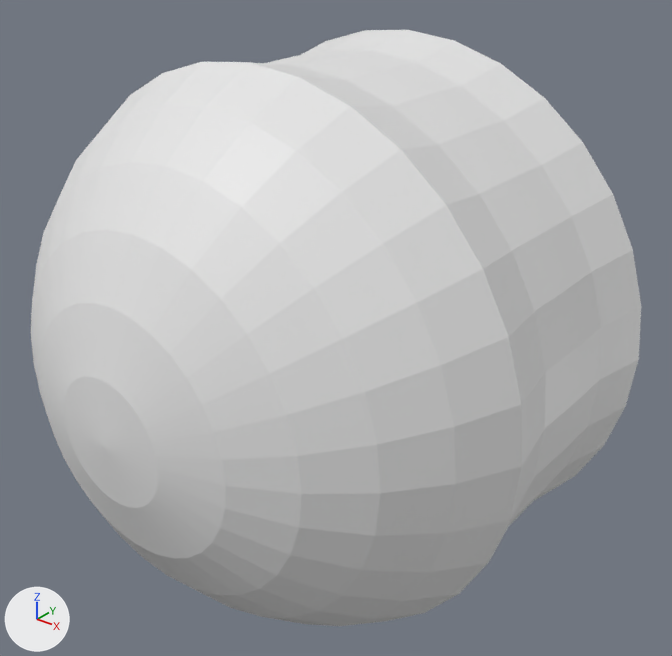
The Blender file Assets/Models/Weapons/Frag-Grenade-1.blend as it was, and as the next commit left it.
The view is the same before and after, from a 50 mm camera at (0.0906, -0.1133, 0.069) aimed at (0.0003, -0.0004, -0.001). The lights are fixed; the arrows at lower left show +X, +Y and +Z.
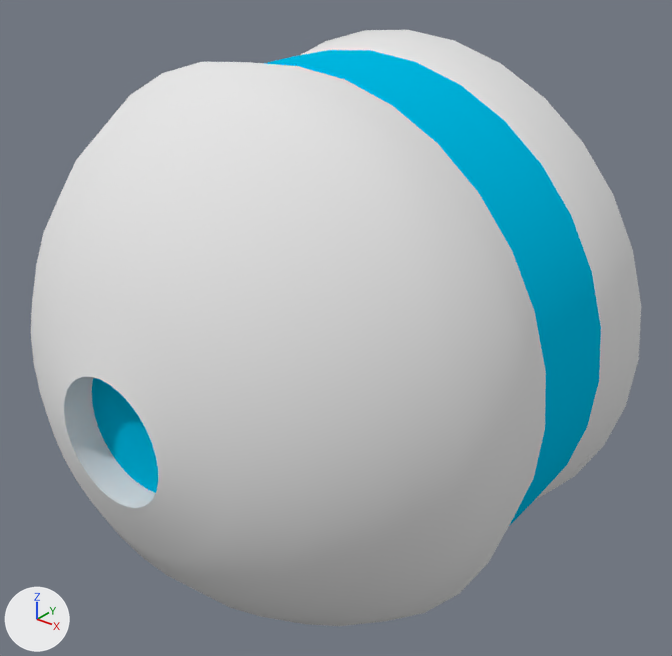
Where the change shows, as pixel boxes [x1, y1, x2, y2] in the pictures (672 x 656 px):
part 1 of me_sphere, built on
    both: [64, 376, 158, 508]
part 2 of me_sphere, shading changed
    both: [48, 43, 641, 568]
part 3 of me_sphere, recoloured (white to cyan)
    both: [264, 50, 601, 526]

Edits to the bpy script that builds the scene:
```text
Add mat_grip:
    mat_grip = diffuse_material('Grip')
    mat_grip.base_color = (0.8, 0.8, 0.8)  # white #e7e7e7
Add mat_glow:
    mat_glow = diffuse_material('Glow')
    mat_glow.base_color = (0.0, 0.505, 0.8)  # cyan #00bce7
Change me_sphere:
    used by ob_sphere; location = (0.0, 0.0, 0.0)
    remove me_sphere.from_pydata(...)  # 482 vertices, 512 faces; spans x -0.0462..0.0462, y -0.05..0.05, z -0.0462..0.0462
    add me_sphere.from_pydata(...)  # 546 vertices, 576 faces; spans x -0.0462..0.0462, y -0.049..0.049, z -0.0462..0.0462
    me_sphere part 1
    2 vertices are removed from x 0.0, y -0.05..0.05, z 0.0
    64 faces are deleted
    66 vertices are added at x -0.0104..0.0104, y -0.0446..0.0446, z -0.0104..0.0104
    64 new faces join them, mat_grip (white #e7e7e7)
    64 new faces join them, mat_glow (cyan #00bce7)
    me_sphere part 2: 448 kept faces spanning x -0.0462..0.0462, y -0.049..0.049, z -0.0462..0.0462 are now shaded smooth
    me_sphere part 3: 64 faces spanning x -0.0444..0.0444, y -0.0088..0.0088, z -0.0444..0.0444 switch from no material to mat_glow (cyan #00bce7)
    add me_sphere.materials.append(mat_grip)  # white #e7e7e7
```
